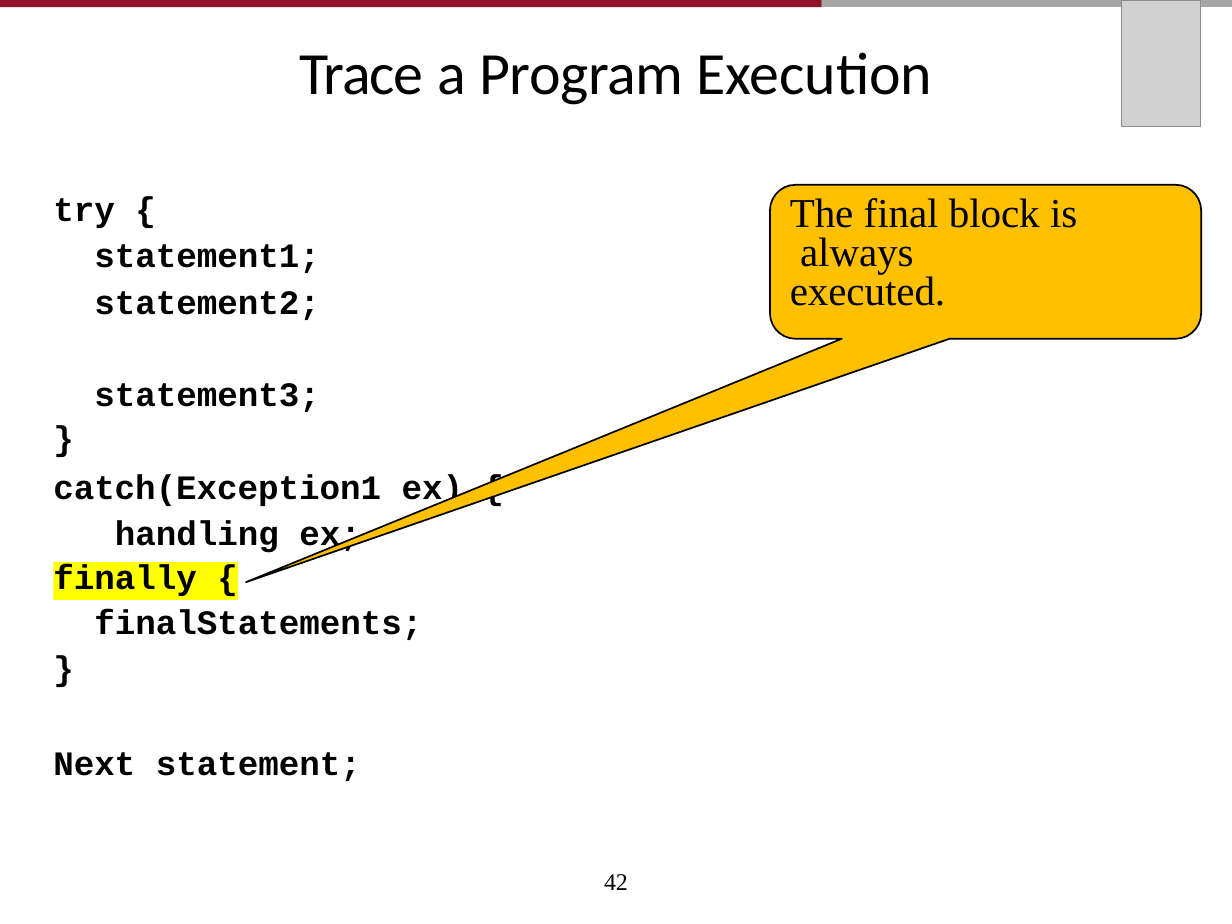
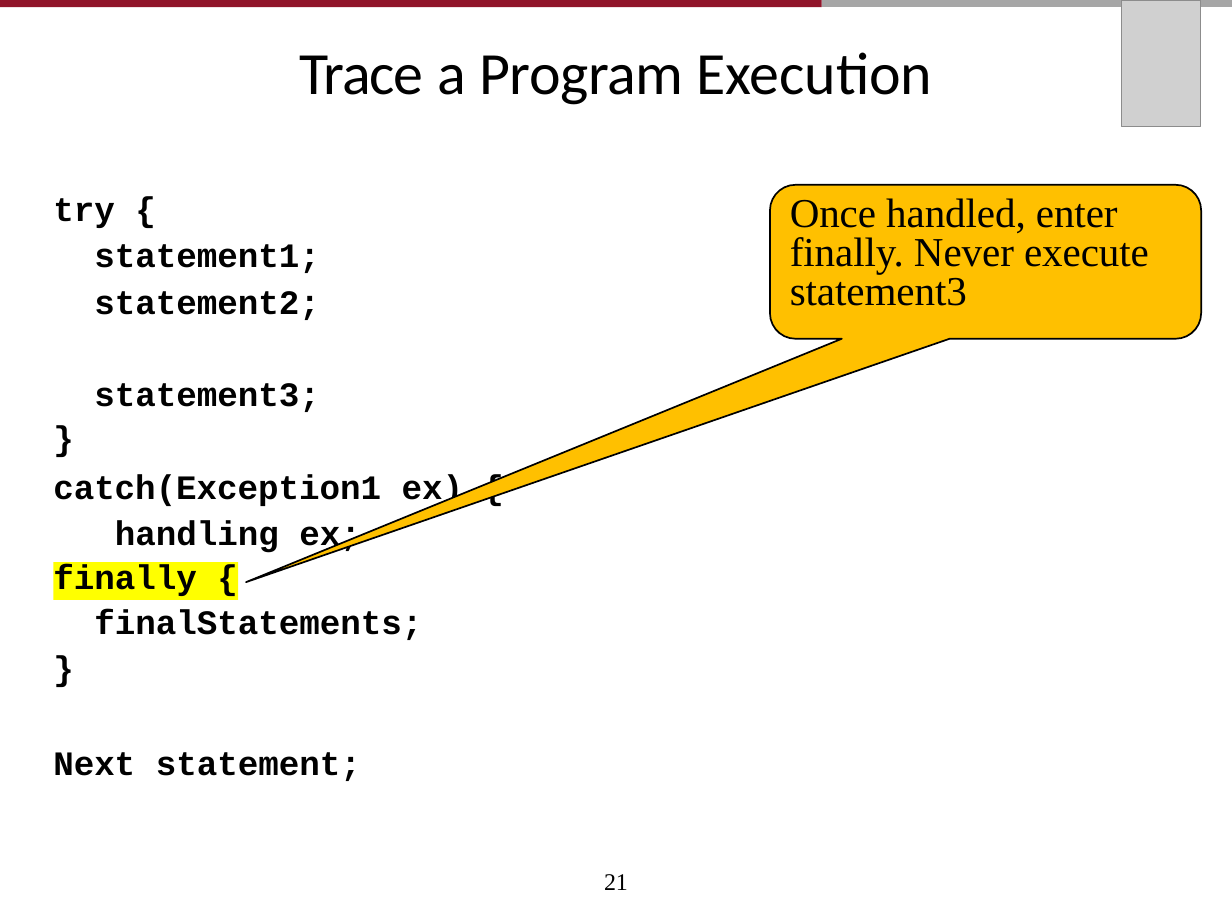
Before and after one commit to AughdonBreslin/CS501IntroToJava, a slide deck: slide 21 of Lectures/11_Exception_Handling_and_Text_I0.pptx (slide 42 before the commit). Drawn at 1232x924 pixels with LibreOffice and Linux fonts; fonts in the diff are those of the drawing; grey boxes stand for pictures. Boxes give left, top, right and bottom in pixels: in the first picture for what was removed or moved away, otherwise in the second. Text is boxed around its words. In the diff, an @@ line names an element or a change of style, - is before the commit and + after.

```diff
--- a/Lectures/11_Exception_Handling_and_Text_I0.pptx
+++ b/Lectures/11_Exception_Handling_and_Text_I0.pptx
@@ text at [790, 198, 1149, 306]: text changed @@
-The final block is always executed.
+Once handled, enter finally. Never execute statement3
@@ page number at [604, 874, 628, 890]: text changed @@
-42
+21
```
Also in this commit, not shown: 21 other slides changed, 3 slides added, 29 slides removed, 26 other files.
